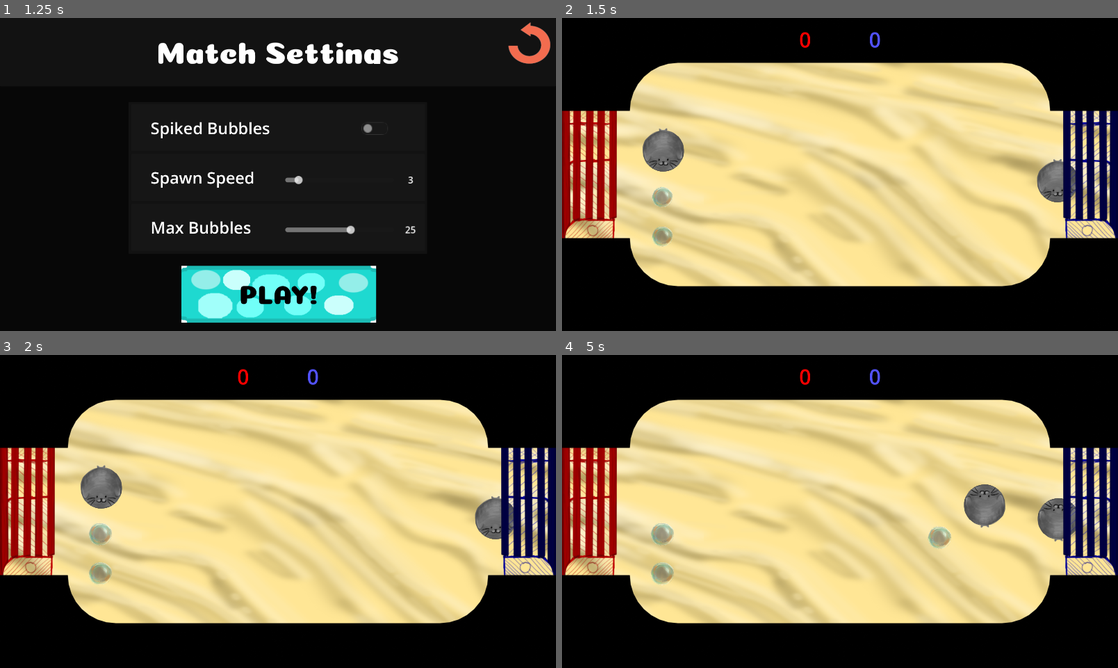
Above: before the commit, frames 1-4 (two rows, left to right).
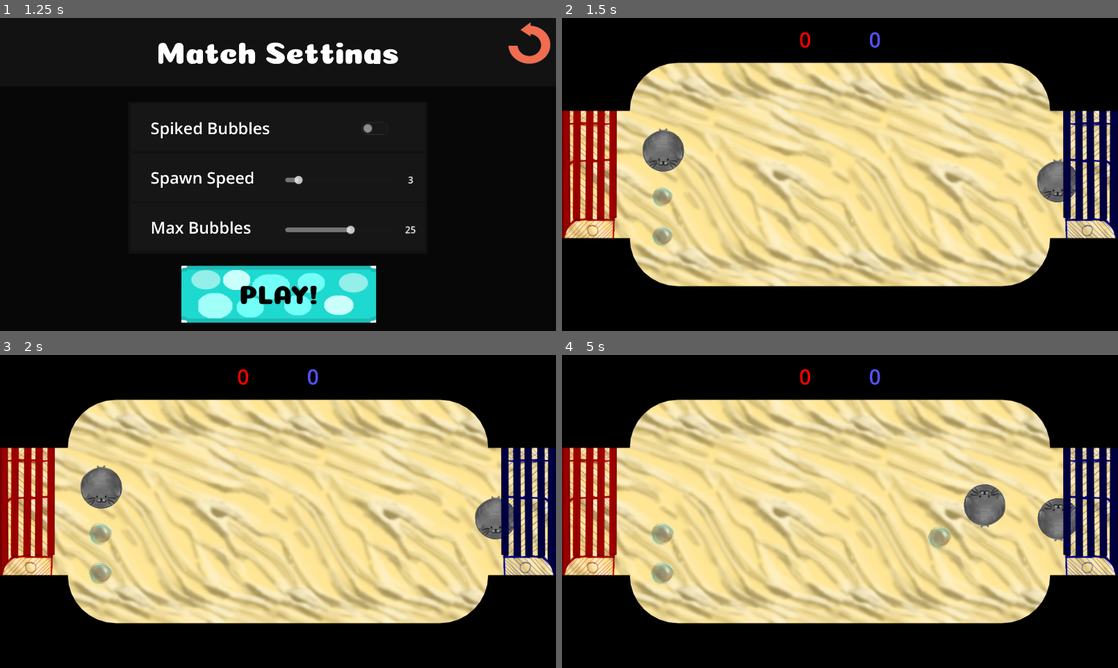
Above: after the commit, the same moments.

Repository: corpusCallosotomy/BubbleBowl
Game: Godot game, scene res://scenes/screens/menus/TitleScreen.tscn
Two runs of this game, one before a commit and one after it. Both use one fixed random seed, a clock stepped at 60 frames per second and the inputs below. The engine's default icon, where the game draws it, is replaced by a stand-in: a white triangle on a blue panel in a dark square.
Inputs:
- Up to frame 1 (1.25 s): click "Play" at 0.5 s
- Up to frame 2 (1.5 s): click "PLAY!" at 1.25 s
- Up to frame 3 (2 s): no input
- Up to frame 4 (5 s): tap Enter at 2 s; hold D (P1_right) 2.03-2.78 s; tap Down (P2_down) at 2.1 s; hold S (P1_down) 2.78-3.53 s; tap Left (P2_left) at 2.85 s; hold D (P1_right) 3.53-4.28 s; tap Right (P2_right) at 3.6 s; hold W (P1_up) from 4.28 s (still down); tap Up (P2_up) at 4.35 s

Frame 1 is identical in both runs. In frame 2, 23% of the frame differs, in the area x 0-100%, y 14-86%; in frame 3, 23%; in frame 4, 23%.

Commit message:
Update arena.tscn

Diff:
--- a/scenes/screens/arena/arena.tscn
+++ b/scenes/screens/arena/arena.tscn
@@ -121,6 +121,10 @@
 
 [node name="FloorSprite" type="Sprite2D" parent="."]
 z_index = -2
-position = Vector2(969, 548)
-scale = Vector2(0.935, 0.515)
+texture_repeat = 2
+position = Vector2(1027, 468)
+rotation = 0.0105247
+scale = Vector2(0.290605, 0.28945)
 texture = ExtResource("6_jblcl")
+region_enabled = true
+region_rect = Rect2(0, -4576, 10060, 6624)
